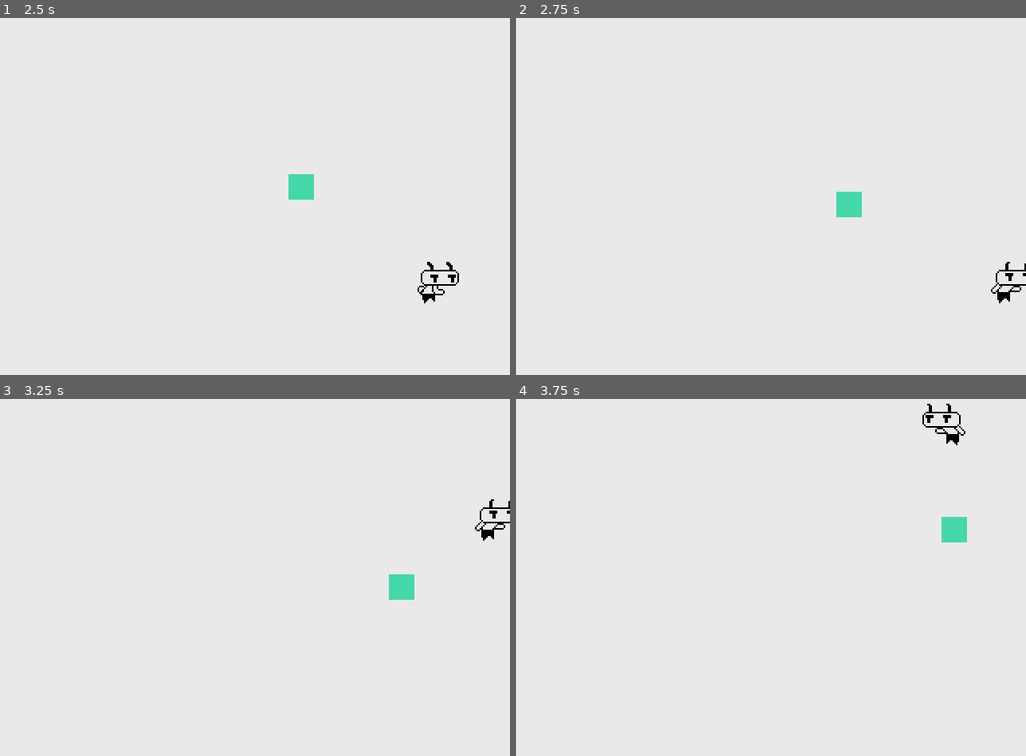
Above: before the commit, frames 1-4 (two rows, left to right).
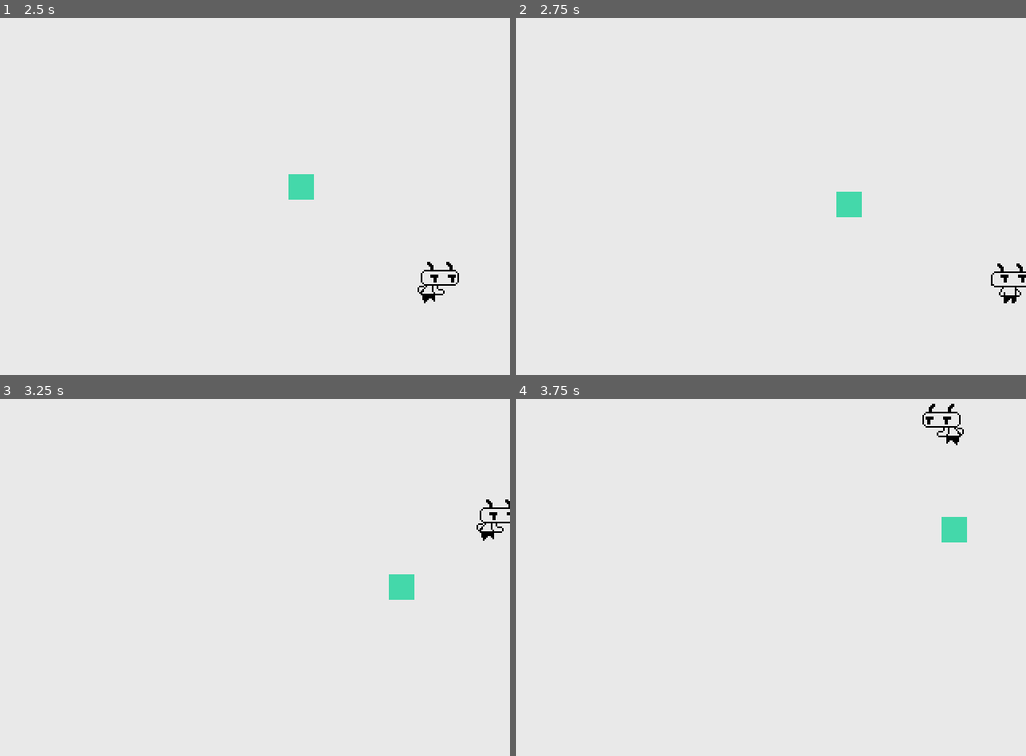
Above: after the commit, the same moments.

Repository: dead-rabbit-studio/hell-scout
Game: Godot game, scene res://main_game.tscn
Same seed, same stepped clock (60 frames per second), same inputs: the game is played once before the commit and once after it.
Inputs:
- Up to frame 1 (2.5 s): hold Right (move_right) 0.53-1.28 s; hold Down (move_down) 1.28-2.03 s; hold Right (move_right) from 2.03 s (still down)
- Up to frame 2 (2.75 s): keep holding Right (move_right)
- Up to frame 3 (3.25 s): release Right (move_right) at 2.78 s; hold Up (move_up) from 2.78 s (still down)
- Up to frame 4 (3.75 s): release Up (move_up) at 3.53 s; hold Left (move_left) from 3.53 s (still down)

Frame 1 is identical in both runs. In frame 2, 0.3% of the frame differs, in the area x 93-100%, y 68-80%; in frame 3, 0.1%; in frame 4, 0.1%.

Commit message:
chore: improve animation code script

Diff:
--- a/Player.gd
+++ b/Player.gd
@@ -4,39 +4,47 @@
 signal changed_direction(PLAYER_DIRECTION)
 signal player_position_update(Vector2)
 
+@onready var animatedSprite: AnimatedSprite2D = $AnimatedSprite2D
+
 @export var SPEED = 400.0
 
-var lastDirection: PLAYER_DIRECTION = PLAYER_DIRECTION.RIGHT
-@onready var animatedSprite: AnimatedSprite2D = $AnimatedSprite2D
+var _currentDirectionVector: Vector2 = Vector2.ZERO
+var _lastDirection: PLAYER_DIRECTION = PLAYER_DIRECTION.RIGHT
 
 func _ready() -> void :
 	animatedSprite.play("idle")
 
+func _process(delta: float) -> void:
+	animate()
+	update_sprite_direction()
+
 func _physics_process(_delta: float) -> void:
-	var directionVector = Input.get_vector("move_left", "move_right", "move_up", "move_down")
-	var playerDirection = direction_vector_to_player_direction(directionVector)
+	_currentDirectionVector = Input.get_vector("move_left", "move_right", "move_up", "move_down")
+	var playerDirection = map_direction_vector_to_player_direction(_currentDirectionVector)
 
-	if playerDirection != lastDirection:
-		lastDirection = playerDirection
-		changed_direction.emit(lastDirection)
+	if playerDirection != _lastDirection:
+		_lastDirection = playerDirection
+		changed_direction.emit(_lastDirection)
 
-	velocity = directionVector * SPEED
+	velocity = _currentDirectionVector * SPEED
 
+	move_and_slide()
+	player_position_update.emit(global_position)
+
+func animate():
 	if velocity.length() > 0:
 		animatedSprite.play('running')
 	else:
 		animatedSprite.play('idle')
 
-	if directionVector.x > 0:
+func update_sprite_direction():
+	if _currentDirectionVector.x > 0:
 		animatedSprite.scale.x = 1
-	elif directionVector.x < 0:
+	elif _currentDirectionVector.x < 0:
 		animatedSprite.scale.x = -1
 
-	move_and_slide()
-	player_position_update.emit(global_position)
-
-func direction_vector_to_player_direction(directionVector: Vector2) -> PLAYER_DIRECTION:
-	var playerDirection: PLAYER_DIRECTION = lastDirection;
+func map_direction_vector_to_player_direction(directionVector: Vector2) -> PLAYER_DIRECTION:
+	var playerDirection: PLAYER_DIRECTION = _lastDirection;
 
 	if directionVector == Vector2(-1, 0):
 		playerDirection = PLAYER_DIRECTION.LEFT
